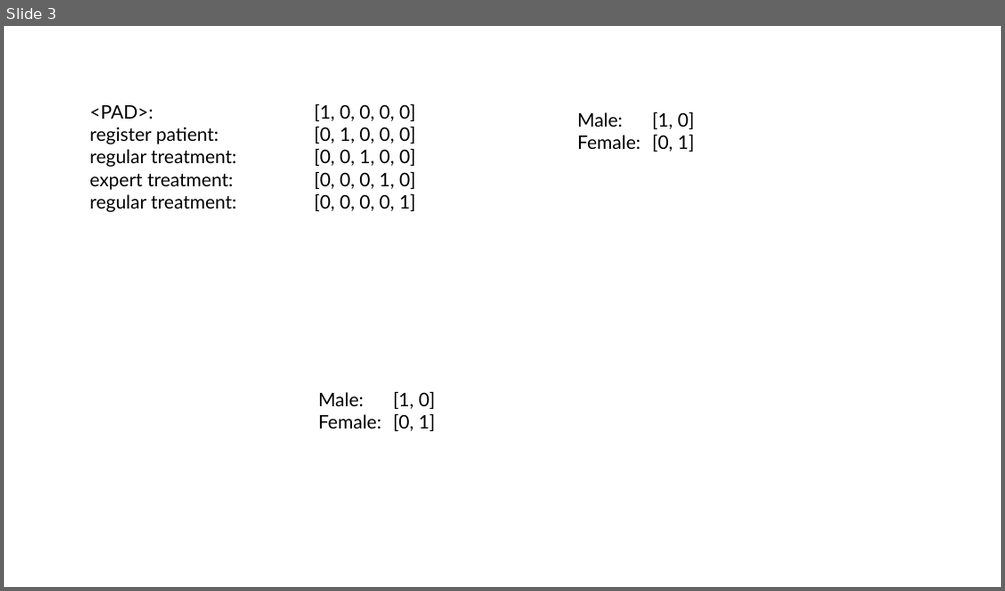
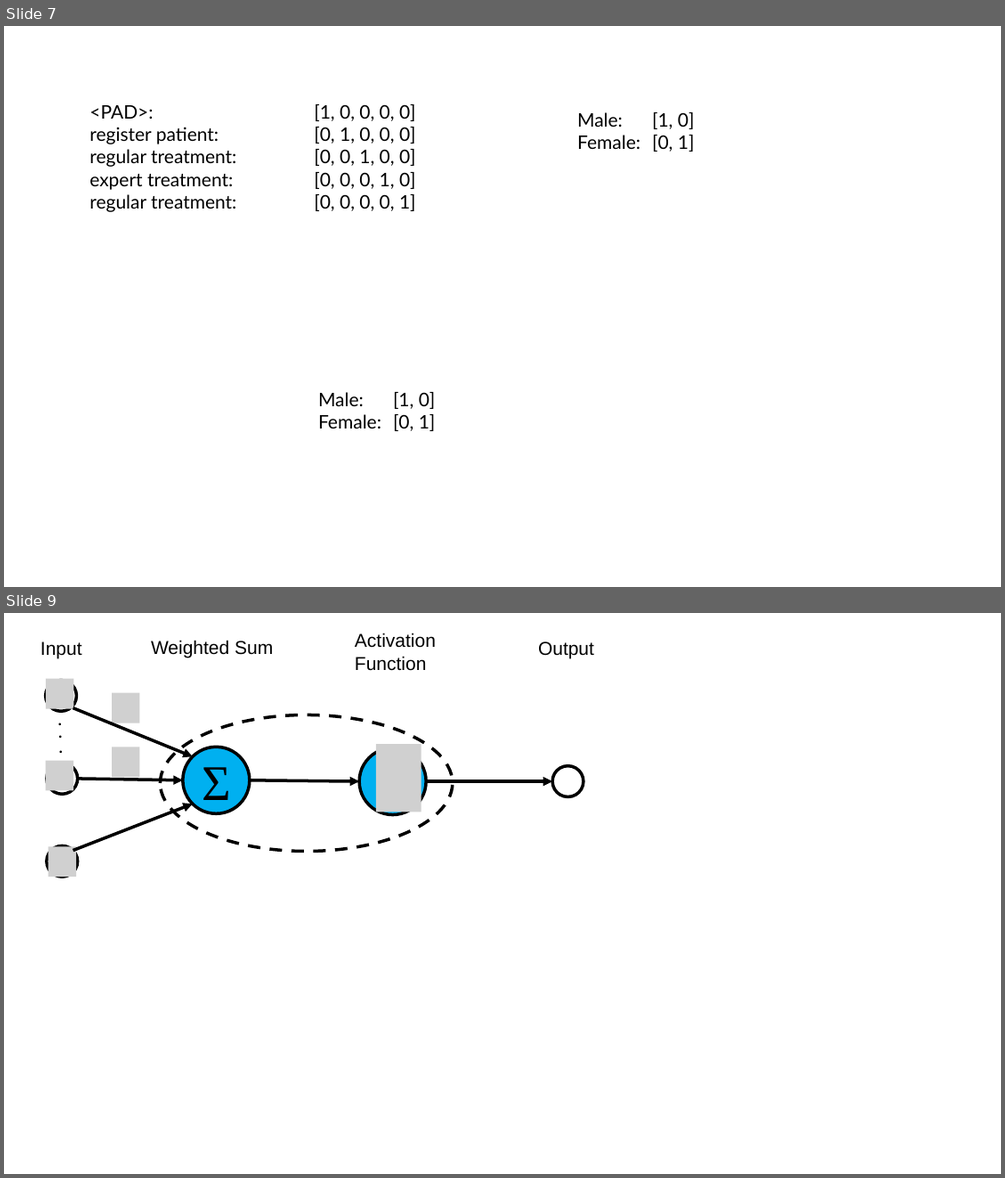
Before and after one commit to Haspeldor/process_distillation, a slide deck: gfx/gfx.pptx. Shown one above the other, each under a label of ours: slide 3 before the commit, slides 7 and 9 after it; the slides between them are not shown. The pictures are 1005x591 and 1005x1178 pixels, drawn with LibreOffice and Linux fonts; fonts in the diff are those of the drawing; grey boxes stand for pictures. Boxes give left, top, right and bottom in pixels: in the first picture for what was removed or moved away, otherwise in the second. Text is boxed around its words. In the diff, an @@ line names an element or a change of style, - is before the commit and + after.

```diff
--- a/gfx/gfx.pptx
+++ b/gfx/gfx.pptx
@@ slide 9 added at [4, 613, 1001, 1174], background #FFFFFF @@
@@ text added at [355, 633, 436, 671], 18 pt, text #000000 @@
+Activation Function
@@ text added at [40, 641, 82, 658], 18 pt, text #000000 @@
+Input
@@ text added at [151, 640, 273, 658], 18 pt, text #000000 @@
+Weighted Sum
@@ text added at [538, 641, 594, 658], 18 pt, text #000000 @@
+Output
@@ ellipse added at [46, 681, 77, 711], fill #FFFFFF, outline #000000 3 pt @@
@@ picture added at [46, 679, 74, 709] @@
@@ text added at [50, 704, 68, 733], 18 pt, text #000000 @@
+.
@@ text added at [51, 716, 69, 747], 18 pt, text #000000 @@
+.
@@ arrow added from (73, 708) to (193, 756), #000000 3 pt @@
@@ picture added at [112, 693, 140, 723] @@
@@ ellipse added at [161, 714, 453, 851], outline #000000 3 pt dashed @@
@@ text added at [51, 730, 69, 761], 18 pt, text #000000 @@
+.
@@ picture added at [376, 744, 421, 811] @@
@@ picture added at [45, 761, 73, 790] @@
@@ ellipse added at [47, 763, 77, 794], fill #FFFFFF, outline #000000 3 pt @@
@@ picture added at [112, 747, 140, 777] @@
@@ ellipse added at [183, 747, 250, 813], fill #00B0F0, outline #000000 3 pt, 48 pt, text #000000 @@
+Σ
@@ ellipse added at [359, 747, 426, 814], fill #00B0F0, outline #000000 3 pt @@
@@ ellipse added at [553, 765, 583, 796], fill #FFFFFF, outline #000000 3 pt @@
@@ arrow added from (77, 779) to (183, 780), #000000 3 pt @@
@@ arrow added from (250, 780) to (359, 781), #000000 3 pt @@
@@ arrow added from (426, 781) to (553, 781), #000000 3 pt @@
@@ arrow added from (73, 850) to (193, 803), #000000 3 pt @@
@@ ellipse added at [47, 845, 77, 876], fill #FFFFFF, outline #000000 3 pt @@
@@ picture added at [48, 846, 77, 876] @@
@@ what was slide 3 is now slide 7 @@
```
Also in this commit, not shown: 2 slides changed, 5 other slides added, 27 other files.
